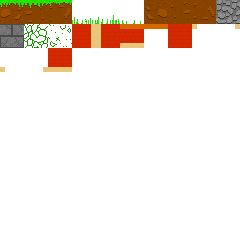
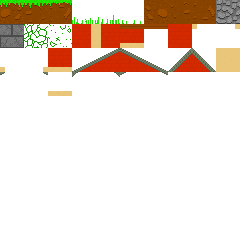
Revision of a layered 240px x 240px image; what changed, layer by layer:
painted on "HouseWallFloor" over (120, 24, 144, 29)
painted on "HouseWallFloorGround" over (144, 24, 168, 29)
added layer "GreyRoofLeft" above "GreyRoofRight" over (72, 48, 120, 72)
added layer "GreyRoofRight" above "GreyRoofLeftSteep" over (120, 48, 168, 72)
added layer "GreyRoofLeftSteep" above "GreyRoofRightSteep" over (168, 48, 192, 72)
added layer "GreyRoofRightSteep" above "Plaster" over (192, 48, 216, 72)
added layer "Plaster" above "NormalToSteepLeft" over (216, 48, 240, 72)
added layer "HouseCeilOverlay" above "SteepToNormalLeft" over (48, 91, 72, 96)
added layer "SteepToNormalLeft" above "SteepToNormalRight" over (72, 72, 78, 77)
added layer "SteepToNormalRight" above "NormalJoinRight" over (114, 72, 120, 77)
added layer "NormalJoinRight" above "NormalJoinLeft" over (162, 72, 168, 75)
added layer "NormalJoinLeft" over (120, 72, 126, 75)
